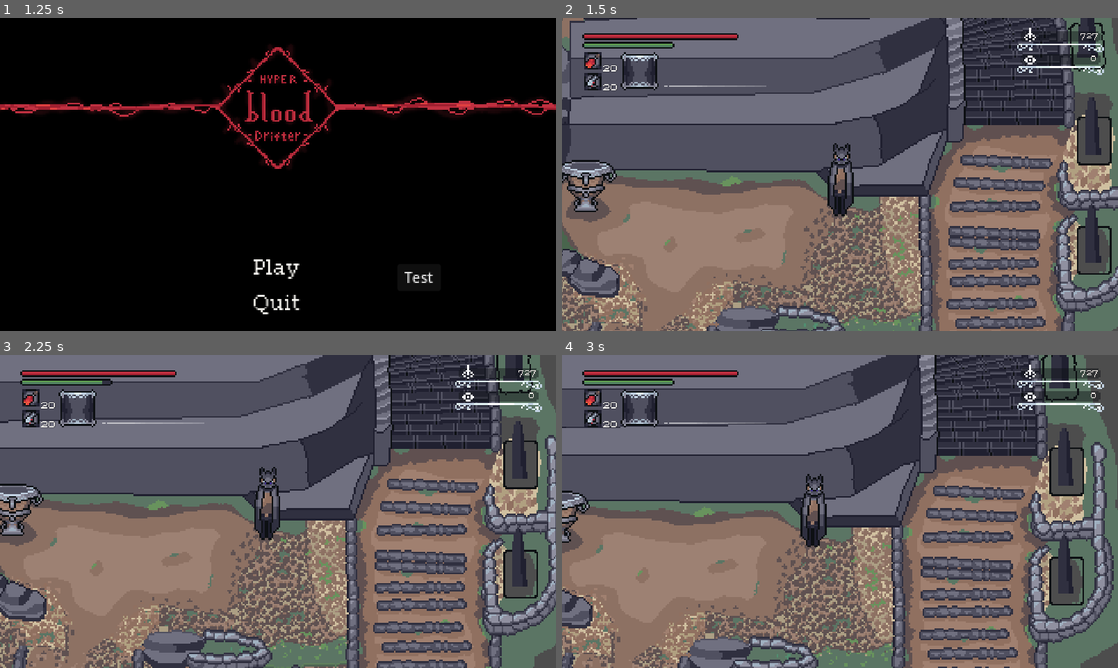
Above: before the commit, frames 1-4 (two rows, left to right).
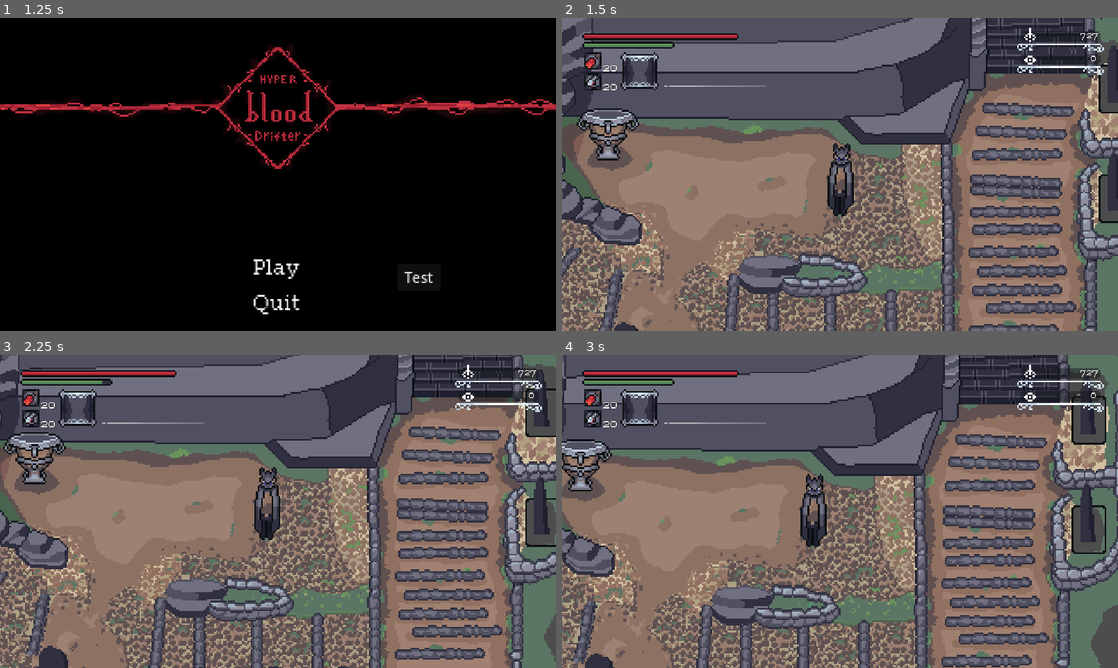
Above: after the commit, the same moments.

Repository: GrimReapTM/Hyper_Blood_Drifter
Game: Godot game, scene res://Scenes/UI_scenes/main_menu.tscn
Same seed, same stepped clock (60 frames per second), same inputs: the game is played once before the commit and once after it.
Inputs (mouse positions are in pixels of both pictures, inside the frame that each line leads up to):
- Up to frame 1 (1.25 s): tap Enter at 0.5 s; move the mouse to (400, 158) at 0.52 s; hold D (moveRight) from 0.53 s (still down); hold Right mouse button (attackRanged) from 0.53 s (still down); click (400, 158) at 0.67 s; tap R (blood_bullet) at 0.8 s
- Up to frame 2 (1.5 s): release D (moveRight) at 1.25 s; release Right mouse button (attackRanged) at 1.25 s; click "Play" at 1.25 s
- Up to frame 3 (2.25 s): tap Space (dash) at 2 s; move the mouse to (166, 527) at 2.02 s; hold S (moveDown) from 2.03 s (still down); tap R (blood_bullet) at 2.1 s
- Up to frame 4 (3 s): tap Space (dash) at 2.3, 2.85 s; tap Enter at 2.75 s; move the mouse to (895, 442) at 2.77 s; release S (moveDown) at 2.78 s; hold D (moveRight) from 2.78 s (still down); hold Q (heal) from 2.78 s (still down)

Frame 1 is identical in both runs. In frame 2, 67% of the frame differs, in the area x 0-100%, y 0-100%; in frame 3, 68%; in frame 4, 67%.
Error before the commit: Invalid operands 'String' and 'Nil' in operator '+'. (res://scripts/player.gd:359)
Error after the commit: Invalid operands 'String' and 'Nil' in operator '+'. (res://scripts/player.gd:363)

Commit message:
minor tweaks

Diff:
--- a/Scenes/HealthBar.gd
+++ b/Scenes/HealthBar.gd
@@ -13,6 +13,7 @@
 	value = player.healthPoints * 100 / player.maxHealthPoints
 	if player.healthPoints < 1:
 		get_tree().change_scene_to_file("res://Scenes/areas/Dream.tscn")
+		player.b_echoes -= player.b_echoes / 2
 
 func rally():
 	if value < rallyBar.value:
--- a/Scenes/areas/Dream.tscn
+++ b/Scenes/areas/Dream.tscn
@@ -9,7 +9,7 @@
 layer_0/tile_data = PackedInt32Array(917525, 524290, 8, 2097187, 0, 0, 1, 0, 0)
 
 [node name="Player" parent="." index="1"]
-position = Vector2(1475, 1349)
+position = Vector2(1424, 1468)
 
 [node name="current_item" parent="Player/HUD_canvas/HUD/up_left/container" index="0"]
 metadata/_edit_use_anchors_ = true
--- a/Scenes/entity scenes/Spawner.gd
+++ b/Scenes/entity scenes/Spawner.gd
@@ -3,12 +3,19 @@
 const hunter = preload("res://Scenes/entity scenes/enemy.tscn")
 const beast = preload("res://Scenes/entity scenes/beast.tscn")
 
+var rng = RandomNumberGenerator.new()
+
 @export var timer: Timer
-@export var interval = 10
+@export var interval = 5
 
 func _ready():
 	timer.wait_time = interval
 
 
 func _on_timer_timeout():
-	owner.add_child(hunter.instantiate())
+	match rng.randi_range(0, interval):
+		0:
+			owner.add_child(hunter.instantiate())
+		1:
+			pass
+			#owner.add_child(beast.instantiate())
--- a/Scenes/entity scenes/enemy.gd
+++ b/Scenes/entity scenes/enemy.gd
@@ -182,12 +182,12 @@
 	animations.play("ranged_" + attackAnimations[index])
 	animPlay = true
 	$rangedTimer.start()
+	await animations.animation_finished
 
 	#movement but backwards
 func _on_ranged_timer_timeout():
 	$rangedTimer.stop()
 	instance_bullet()
-	await animations.animation_finished
 	animPlay = false
 	attacking = false
 	action = false
--- a/Scenes/entity scenes/enemy.tscn
+++ b/Scenes/entity scenes/enemy.tscn
@@ -980,6 +980,718 @@
 "values": [Vector2(-17, -39)]
 }
 
+[sub_resource type="Animation" id="Animation_73ovf"]
+resource_name = "ranged_down"
+length = 0.38
+step = 0.05
+tracks/0/type = "value"
+tracks/0/imported = false
+tracks/0/enabled = true
+tracks/0/path = NodePath("Sprite2D:frame_coords")
+tracks/0/interp = 1
+tracks/0/loop_wrap = true
+tracks/0/keys = {
+"times": PackedFloat32Array(0, 0.2, 0.25, 0.35),
+"transitions": PackedFloat32Array(1, 1, 1, 1),
+"update": 1,
+"values": [Vector2i(12, 0), Vector2i(12, 1), Vector2i(12, 2), Vector2i(12, 3)]
+}
+tracks/1/type = "value"
+tracks/1/imported = false
+tracks/1/enabled = true
+tracks/1/path = NodePath("combat/vision/vision_hitbox:position")
+tracks/1/interp = 1
+tracks/1/loop_wrap = true
+tracks/1/keys = {
+"times": PackedFloat32Array(0),
+"transitions": PackedFloat32Array(1),
+"update": 0,
+"values": [Vector2(17, 37)]
+}
+tracks/2/type = "value"
+tracks/2/imported = false
+tracks/2/enabled = true
+tracks/2/path = NodePath("combat/vision/vision_hitbox:rotation")
+tracks/2/interp = 1
+tracks/2/loop_wrap = true
+tracks/2/keys = {
+"times": PackedFloat32Array(0),
+"transitions": PackedFloat32Array(1),
+"update": 0,
+"values": [0.0]
+}
+tracks/3/type = "value"
+tracks/3/imported = false
+tracks/3/enabled = true
+tracks/3/path = NodePath("combat/stagger/stagger_box:disabled")
+tracks/3/interp = 1
+tracks/3/loop_wrap = true
+tracks/3/keys = {
+"times": PackedFloat32Array(0, 0.3),
+"transitions": PackedFloat32Array(1, 1),
+"update": 1,
+"values": [false, true]
+}
+tracks/4/type = "value"
+tracks/4/imported = false
+tracks/4/enabled = true
+tracks/4/path = NodePath("combat/enemy_attack/attack_hitbox:position")
+tracks/4/interp = 1
+tracks/4/loop_wrap = true
+tracks/4/keys = {
+"times": PackedFloat32Array(0),
+"transitions": PackedFloat32Array(1),
+"update": 0,
+"values": [Vector2(-4, 96)]
+}
+tracks/5/type = "value"
+tracks/5/imported = false
+tracks/5/enabled = true
+tracks/5/path = NodePath("combat/enemy_attack/attack_hitbox:rotation")
+tracks/5/interp = 1
+tracks/5/loop_wrap = true
+tracks/5/keys = {
+"times": PackedFloat32Array(0),
+"transitions": PackedFloat32Array(1),
+"update": 0,
+"values": [1.5708]
+}
+tracks/6/type = "value"
+tracks/6/imported = false
+tracks/6/enabled = true
+tracks/6/path = NodePath("combat/enemy_attack/attack_hitbox:disabled")
+tracks/6/interp = 1
+tracks/6/loop_wrap = true
+tracks/6/keys = {
+"times": PackedFloat32Array(0.3, 0.5),
+"transitions": PackedFloat32Array(1, 1),
+"update": 1,
+"values": [false, true]
+}
+
+[sub_resource type="Animation" id="Animation_8omie"]
+resource_name = "ranged_up"
+length = 0.38
+step = 0.05
+tracks/0/type = "value"
+tracks/0/imported = false
+tracks/0/enabled = true
+tracks/0/path = NodePath("Sprite2D:frame_coords")
+tracks/0/interp = 1
+tracks/0/loop_wrap = true
+tracks/0/keys = {
+"times": PackedFloat32Array(0, 0.2, 0.25, 0.35),
+"transitions": PackedFloat32Array(1, 1, 1, 1),
+"update": 1,
+"values": [Vector2i(13, 0), Vector2i(13, 1), Vector2i(13, 2), Vector2i(13, 3)]
+}
+tracks/1/type = "value"
+tracks/1/imported = false
+tracks/1/enabled = true
+tracks/1/path = NodePath("combat/vision/vision_hitbox:position")
+tracks/1/interp = 1
+tracks/1/loop_wrap = true
+tracks/1/keys = {
+"times": PackedFloat32Array(0),
+"transitions": PackedFloat32Array(1),
+"update": 0,
+"values": [Vector2(17, 37)]
+}
+tracks/2/type = "value"
+tracks/2/imported = false
+tracks/2/enabled = true
+tracks/2/path = NodePath("combat/vision/vision_hitbox:rotation")
+tracks/2/interp = 1
+tracks/2/loop_wrap = true
+tracks/2/keys = {
+"times": PackedFloat32Array(0),
+"transitions": PackedFloat32Array(1),
+"update": 0,
+"values": [0.0]
+}
+tracks/3/type = "value"
+tracks/3/imported = false
+tracks/3/enabled = true
+tracks/3/path = NodePath("combat/stagger/stagger_box:disabled")
+tracks/3/interp = 1
+tracks/3/loop_wrap = true
+tracks/3/keys = {
+"times": PackedFloat32Array(0, 0.3),
+"transitions": PackedFloat32Array(1, 1),
+"update": 1,
+"values": [false, true]
+}
+tracks/4/type = "value"
+tracks/4/imported = false
+tracks/4/enabled = true
+tracks/4/path = NodePath("combat/enemy_attack/attack_hitbox:position")
+tracks/4/interp = 1
+tracks/4/loop_wrap = true
+tracks/4/keys = {
+"times": PackedFloat32Array(0),
+"transitions": PackedFloat32Array(1),
+"update": 0,
+"values": [Vector2(-4, 96)]
+}
+tracks/5/type = "value"
+tracks/5/imported = false
+tracks/5/enabled = true
+tracks/5/path = NodePath("combat/enemy_attack/attack_hitbox:rotation")
+tracks/5/interp = 1
+tracks/5/loop_wrap = true
+tracks/5/keys = {
+"times": PackedFloat32Array(0),
+"transitions": PackedFloat32Array(1),
+"update": 0,
+"values": [1.5708]
+}
+tracks/6/type = "value"
+tracks/6/imported = false
+tracks/6/enabled = true
+tracks/6/path = NodePath("combat/enemy_attack/attack_hitbox:disabled")
+tracks/6/interp = 1
+tracks/6/loop_wrap = true
+tracks/6/keys = {
+"times": PackedFloat32Array(0.3, 0.5),
+"transitions": PackedFloat32Array(1, 1),
+"update": 1,
+"values": [false, true]
+}
+
+[sub_resource type="Animation" id="Animation_a40ty"]
+resource_name = "ranged_left"
+length = 0.38
+step = 0.05
+tracks/0/type = "value"
+tracks/0/imported = false
+tracks/0/enabled = true
+tracks/0/path = NodePath("Sprite2D:frame_coords")
+tracks/0/interp = 1
+tracks/0/loop_wrap = true
+tracks/0/keys = {
+"times": PackedFloat32Array(0, 0.2, 0.25, 0.35),
+"transitions": PackedFloat32Array(1, 1, 1, 1),
+"update": 1,
+"values": [Vector2i(14, 0), Vector2i(14, 1), Vector2i(14, 2), Vector2i(14, 3)]
+}
+tracks/1/type = "value"
+tracks/1/imported = false
+tracks/1/enabled = true
+tracks/1/path = NodePath("combat/vision/vision_hitbox:position")
+tracks/1/interp = 1
+tracks/1/loop_wrap = true
+tracks/1/keys = {
+"times": PackedFloat32Array(0),
+"transitions": PackedFloat32Array(1),
+"update": 0,
+"values": [Vector2(17, 37)]
+}
+tracks/2/type = "value"
+tracks/2/imported = false
+tracks/2/enabled = true
+tracks/2/path = NodePath("combat/vision/vision_hitbox:rotation")
+tracks/2/interp = 1
+tracks/2/loop_wrap = true
+tracks/2/keys = {
+"times": PackedFloat32Array(0),
+"transitions": PackedFloat32Array(1),
+"update": 0,
+"values": [0.0]
+}
+tracks/3/type = "value"
+tracks/3/imported = false
+tracks/3/enabled = true
+tracks/3/path = NodePath("combat/stagger/stagger_box:disabled")
+tracks/3/interp = 1
+tracks/3/loop_wrap = true
+tracks/3/keys = {
+"times": PackedFloat32Array(0, 0.3),
+"transitions": PackedFloat32Array(1, 1),
+"update": 1,
+"values": [false, true]
+}
+tracks/4/type = "value"
+tracks/4/imported = false
+tracks/4/enabled = true
+tracks/4/path = NodePath("combat/enemy_attack/attack_hitbox:position")
+tracks/4/interp = 1
+tracks/4/loop_wrap = true
+tracks/4/keys = {
+"times": PackedFloat32Array(0),
+"transitions": PackedFloat32Array(1),
+"update": 0,
+"values": [Vector2(-4, 96)]
+}
+tracks/5/type = "value"
+tracks/5/imported = false
+tracks/5/enabled = true
+tracks/5/path = NodePath("combat/enemy_attack/attack_hitbox:rotation")
+tracks/5/interp = 1
+tracks/5/loop_wrap = true
+tracks/5/keys = {
+"times": PackedFloat32Array(0),
+"transitions": PackedFloat32Array(1),
+"update": 0,
+"values": [1.5708]
+}
+tracks/6/type = "value"
+tracks/6/imported = false
+tracks/6/enabled = true
+tracks/6/path = NodePath("combat/enemy_attack/attack_hitbox:disabled")
+tracks/6/interp = 1
+tracks/6/loop_wrap = true
+tracks/6/keys = {
+"times": PackedFloat32Array(0.3, 0.5),
+"transitions": PackedFloat32Array(1, 1),
+"update": 1,
+"values": [false, true]
+}
+
+[sub_resource type="Animation" id="Animation_qgnl6"]
+resource_name = "ranged_right"
+length = 0.38
+step = 0.05
+tracks/0/type = "value"
+tracks/0/imported = false
+tracks/0/enabled = true
+tracks/0/path = NodePath("Sprite2D:frame_coords")
+tracks/0/interp = 1
+tracks/0/loop_wrap = true
+tracks/0/keys = {
+"times": PackedFloat32Array(0, 0.2, 0.25, 0.35),
+"transitions": PackedFloat32Array(1, 1, 1, 1),
+"update": 1,
+"values": [Vector2i(15, 0), Vector2i(15, 1), Vector2i(15, 2), Vector2i(15, 3)]
+}
+tracks/1/type = "value"
+tracks/1/imported = false
+tracks/1/enabled = true
+tracks/1/path = NodePath("combat/vision/vision_hitbox:position")
+tracks/1/interp = 1
+tracks/1/loop_wrap = true
+tracks/1/keys = {
+"times": PackedFloat32Array(0),
+"transitions": PackedFloat32Array(1),
+"update": 0,
+"values": [Vector2(17, 37)]
+}
+tracks/2/type = "value"
+tracks/2/imported = false
+tracks/2/enabled = true
+tracks/2/path = NodePath("combat/vision/vision_hitbox:rotation")
+tracks/2/interp = 1
+tracks/2/loop_wrap = true
+tracks/2/keys = {
+"times": PackedFloat32Array(0),
+"transitions": PackedFloat32Array(1),
+"update": 0,
+"values": [0.0]
+}
+tracks/3/type = "value"
+tracks/3/imported = false
+tracks/3/enabled = true
+tracks/3/path = NodePath("combat/stagger/stagger_box:disabled")
+tracks/3/interp = 1
+tracks/3/loop_wrap = true
+tracks/3/keys = {
+"times": PackedFloat32Array(0, 0.3),
+"transitions": PackedFloat32Array(1, 1),
+"update": 1,
+"values": [false, true]
+}
+tracks/4/type = "value"
+tracks/4/imported = false
+tracks/4/enabled = true
+tracks/4/path = NodePath("combat/enemy_attack/attack_hitbox:position")
+tracks/4/interp = 1
+tracks/4/loop_wrap = true
+tracks/4/keys = {
+"times": PackedFloat32Array(0),
+"transitions": PackedFloat32Array(1),
+"update": 0,
+"values": [Vector2(-4, 96)]
+}
+tracks/5/type = "value"
+tracks/5/imported = false
+tracks/5/enabled = true
+tracks/5/path = NodePath("combat/enemy_attack/attack_hitbox:rotation")
+tracks/5/interp = 1
+tracks/5/loop_wrap = true
+tracks/5/keys = {
+"times": PackedFloat32Array(0),
+"transitions": PackedFloat32Array(1),
+"update": 0,
+"values": [1.5708]
+}
+tracks/6/type = "value"
+tracks/6/imported = false
+tracks/6/enabled = true
+tracks/6/path = NodePath("combat/enemy_attack/attack_hitbox:disabled")
+tracks/6/interp = 1
+tracks/6/loop_wrap = true
+tracks/6/keys = {
+"times": PackedFloat32Array(0.3, 0.5),
+"transitions": PackedFloat32Array(1, 1),
+"update": 1,
+"values": [false, true]
+}
+
+[sub_resource type="Animation" id="Animation_3cod5"]
+resource_name = "ranged_up_left"
+length = 0.38
+step = 0.05
+tracks/0/type = "value"
+tracks/0/imported = false
+tracks/0/enabled = true
+tracks/0/path = NodePath("Sprite2D:frame_coords")
+tracks/0/interp = 1
+tracks/0/loop_wrap = true
+tracks/0/keys = {
+"times": PackedFloat32Array(0, 0.2, 0.25, 0.35),
+"transitions": PackedFloat32Array(1, 1, 1, 1),
+"update": 1,
+"values": [Vector2i(16, 0), Vector2i(16, 1), Vector2i(16, 2), Vector2i(16, 3)]
+}
+tracks/1/type = "value"
+tracks/1/imported = false
+tracks/1/enabled = true
+tracks/1/path = NodePath("combat/vision/vision_hitbox:position")
+tracks/1/interp = 1
+tracks/1/loop_wrap = true
+tracks/1/keys = {
+"times": PackedFloat32Array(0),
+"transitions": PackedFloat32Array(1),
+"update": 0,
+"values": [Vector2(17, 37)]
+}
+tracks/2/type = "value"
+tracks/2/imported = false
+tracks/2/enabled = true
+tracks/2/path = NodePath("combat/vision/vision_hitbox:rotation")
+tracks/2/interp = 1
+tracks/2/loop_wrap = true
+tracks/2/keys = {
+"times": PackedFloat32Array(0),
+"transitions": PackedFloat32Array(1),
+"update": 0,
+"values": [0.0]
+}
+tracks/3/type = "value"
+tracks/3/imported = false
+tracks/3/enabled = true
+tracks/3/path = NodePath("combat/stagger/stagger_box:disabled")
+tracks/3/interp = 1
+tracks/3/loop_wrap = true
+tracks/3/keys = {
+"times": PackedFloat32Array(0, 0.3),
+"transitions": PackedFloat32Array(1, 1),
+"update": 1,
+"values": [false, true]
+}
+tracks/4/type = "value"
+tracks/4/imported = false
+tracks/4/enabled = true
+tracks/4/path = NodePath("combat/enemy_attack/attack_hitbox:position")
+tracks/4/interp = 1
+tracks/4/loop_wrap = true
+tracks/4/keys = {
+"times": PackedFloat32Array(0),
+"transitions": PackedFloat32Array(1),
+"update": 0,
+"values": [Vector2(-4, 96)]
+}
+tracks/5/type = "value"
+tracks/5/imported = false
+tracks/5/enabled = true
+tracks/5/path = NodePath("combat/enemy_attack/attack_hitbox:rotation")
+tracks/5/interp = 1
+tracks/5/loop_wrap = true
+tracks/5/keys = {
+"times": PackedFloat32Array(0),
+"transitions": PackedFloat32Array(1),
+"update": 0,
+"values": [1.5708]
+}
+tracks/6/type = "value"
+tracks/6/imported = false
+tracks/6/enabled = true
+tracks/6/path = NodePath("combat/enemy_attack/attack_hitbox:disabled")
+tracks/6/interp = 1
+tracks/6/loop_wrap = true
+tracks/6/keys = {
+"times": PackedFloat32Array(0.3, 0.5),
+"transitions": PackedFloat32Array(1, 1),
+"update": 1,
+"values": [false, true]
+}
+
+[sub_resource type="Animation" id="Animation_ogwmx"]
+resource_name = "ranged_up_right"
+length = 0.38
+step = 0.05
+tracks/0/type = "value"
+tracks/0/imported = false
+tracks/0/enabled = true
+tracks/0/path = NodePath("Sprite2D:frame_coords")
+tracks/0/interp = 1
+tracks/0/loop_wrap = true
+tracks/0/keys = {
+"times": PackedFloat32Array(0, 0.2, 0.25, 0.35),
+"transitions": PackedFloat32Array(1, 1, 1, 1),
+"update": 1,
+"values": [Vector2i(17, 0), Vector2i(17, 1), Vector2i(17, 2), Vector2i(17, 3)]
+}
+tracks/1/type = "value"
+tracks/1/imported = false
+tracks/1/enabled = true
+tracks/1/path = NodePath("combat/vision/vision_hitbox:position")
+tracks/1/interp = 1
+tracks/1/loop_wrap = true
+tracks/1/keys = {
+"times": PackedFloat32Array(0),
+"transitions": PackedFloat32Array(1),
+"update": 0,
+"values": [Vector2(17, 37)]
+}
+tracks/2/type = "value"
+tracks/2/imported = false
+tracks/2/enabled = true
+tracks/2/path = NodePath("combat/vision/vision_hitbox:rotation")
+tracks/2/interp = 1
+tracks/2/loop_wrap = true
+tracks/2/keys = {
+"times": PackedFloat32Array(0),
+"transitions": PackedFloat32Array(1),
+"update": 0,
+"values": [0.0]
+}
+tracks/3/type = "value"
+tracks/3/imported = false
+tracks/3/enabled = true
+tracks/3/path = NodePath("combat/stagger/stagger_box:disabled")
+tracks/3/interp = 1
+tracks/3/loop_wrap = true
+tracks/3/keys = {
+"times": PackedFloat32Array(0, 0.3),
+"transitions": PackedFloat32Array(1, 1),
+"update": 1,
+"values": [false, true]
+}
+tracks/4/type = "value"
+tracks/4/imported = false
+tracks/4/enabled = true
+tracks/4/path = NodePath("combat/enemy_attack/attack_hitbox:position")
+tracks/4/interp = 1
+tracks/4/loop_wrap = true
+tracks/4/keys = {
+"times": PackedFloat32Array(0),
+"transitions": PackedFloat32Array(1),
+"update": 0,
+"values": [Vector2(-4, 96)]
+}
+tracks/5/type = "value"
+tracks/5/imported = false
+tracks/5/enabled = true
+tracks/5/path = NodePath("combat/enemy_attack/attack_hitbox:rotation")
+tracks/5/interp = 1
+tracks/5/loop_wrap = true
+tracks/5/keys = {
+"times": PackedFloat32Array(0),
+"transitions": PackedFloat32Array(1),
+"update": 0,
+"values": [1.5708]
+}
+tracks/6/type = "value"
+tracks/6/imported = false
+tracks/6/enabled = true
+tracks/6/path = NodePath("combat/enemy_attack/attack_hitbox:disabled")
+tracks/6/interp = 1
+tracks/6/loop_wrap = true
+tracks/6/keys = {
+"times": PackedFloat32Array(0.3, 0.5),
+"transitions": PackedFloat32Array(1, 1),
+"update": 1,
+"values": [false, true]
+}
+
+[sub_resource type="Animation" id="Animation_srvxl"]
+resource_name = "ranged_down_left"
+length = 0.38
+step = 0.05
+tracks/0/type = "value"
+tracks/0/imported = false
+tracks/0/enabled = true
+tracks/0/path = NodePath("Sprite2D:frame_coords")
+tracks/0/interp = 1
+tracks/0/loop_wrap = true
+tracks/0/keys = {
+"times": PackedFloat32Array(0, 0.2, 0.25, 0.35),
+"transitions": PackedFloat32Array(1, 1, 1, 1),
+"update": 1,
+"values": [Vector2i(18, 0), Vector2i(18, 1), Vector2i(18, 2), Vector2i(18, 3)]
+}
+tracks/1/type = "value"
+tracks/1/imported = false
+tracks/1/enabled = true
+tracks/1/path = NodePath("combat/vision/vision_hitbox:position")
+tracks/1/interp = 1
+tracks/1/loop_wrap = true
+tracks/1/keys = {
+"times": PackedFloat32Array(0),
+"transitions": PackedFloat32Array(1),
+"update": 0,
+"values": [Vector2(17, 37)]
+}
+tracks/2/type = "value"
+tracks/2/imported = false
+tracks/2/enabled = true
+tracks/2/path = NodePath("combat/vision/vision_hitbox:rotation")
+tracks/2/interp = 1
+tracks/2/loop_wrap = true
+tracks/2/keys = {
+"times": PackedFloat32Array(0),
+"transitions": PackedFloat32Array(1),
+"update": 0,
+"values": [0.0]
+}
+tracks/3/type = "value"
+tracks/3/imported = false
+tracks/3/enabled = true
+tracks/3/path = NodePath("combat/stagger/stagger_box:disabled")
+tracks/3/interp = 1
+tracks/3/loop_wrap = true
+tracks/3/keys = {
+"times": PackedFloat32Array(0, 0.3),
+"transitions": PackedFloat32Array(1, 1),
+"update": 1,
+"values": [false, true]
+}
+tracks/4/type = "value"
+tracks/4/imported = false
+tracks/4/enabled = true
+tracks/4/path = NodePath("combat/enemy_attack/attack_hitbox:position")
+tracks/4/interp = 1
+tracks/4/loop_wrap = true
+tracks/4/keys = {
+"times": PackedFloat32Array(0),
+"transitions": PackedFloat32Array(1),
+"update": 0,
+"values": [Vector2(-4, 96)]
+}
+tracks/5/type = "value"
+tracks/5/imported = false
+tracks/5/enabled = true
+tracks/5/path = NodePath("combat/enemy_attack/attack_hitbox:rotation")
+tracks/5/interp = 1
+tracks/5/loop_wrap = true
+tracks/5/keys = {
+"times": PackedFloat32Array(0),
+"transitions": PackedFloat32Array(1),
+"update": 0,
+"values": [1.5708]
+}
+tracks/6/type = "value"
+tracks/6/imported = false
+tracks/6/enabled = true
+tracks/6/path = NodePath("combat/enemy_attack/attack_hitbox:disabled")
+tracks/6/interp = 1
+tracks/6/loop_wrap = true
+tracks/6/keys = {
+"times": PackedFloat32Array(0.3, 0.5),
+"transitions": PackedFloat32Array(1, 1),
+"update": 1,
+"values": [false, true]
+}
+
+[sub_resource type="Animation" id="Animation_b41nd"]
+resource_name = "ranged_down_right"
+length = 0.38
+step = 0.05
+tracks/0/type = "value"
+tracks/0/imported = false
+tracks/0/enabled = true
+tracks/0/path = NodePath("Sprite2D:frame_coords")
+tracks/0/interp = 1
+tracks/0/loop_wrap = true
+tracks/0/keys = {
+"times": PackedFloat32Array(0, 0.2, 0.25, 0.35),
+"transitions": PackedFloat32Array(1, 1, 1, 1),
+"update": 1,
+"values": [Vector2i(19, 0), Vector2i(19, 1), Vector2i(19, 2), Vector2i(19, 3)]
+}
+tracks/1/type = "value"
+tracks/1/imported = false
+tracks/1/enabled = true
+tracks/1/path = NodePath("combat/vision/vision_hitbox:position")
+tracks/1/interp = 1
+tracks/1/loop_wrap = true
+tracks/1/keys = {
+"times": PackedFloat32Array(0),
+"transitions": PackedFloat32Array(1),
+"update": 0,
+"values": [Vector2(17, 37)]
+}
+tracks/2/type = "value"
+tracks/2/imported = false
+tracks/2/enabled = true
+tracks/2/path = NodePath("combat/vision/vision_hitbox:rotation")
+tracks/2/interp = 1
+tracks/2/loop_wrap = true
+tracks/2/keys = {
+"times": PackedFloat32Array(0),
+"transitions": PackedFloat32Array(1),
+"update": 0,
+"values": [0.0]
+}
+tracks/3/type = "value"
+tracks/3/imported = false
+tracks/3/enabled = true
+tracks/3/path = NodePath("combat/stagger/stagger_box:disabled")
+tracks/3/interp = 1
+tracks/3/loop_wrap = true
+tracks/3/keys = {
+"times": PackedFloat32Array(0, 0.3),
+"transitions": PackedFloat32Array(1, 1),
+"update": 1,
+"values": [false, true]
+}
+tracks/4/type = "value"
+tracks/4/imported = false
+tracks/4/enabled = true
+tracks/4/path = NodePath("combat/enemy_attack/attack_hitbox:position")
+tracks/4/interp = 1
+tracks/4/loop_wrap = true
+tracks/4/keys = {
+"times": PackedFloat32Array(0),
+"transitions": PackedFloat32Array(1),
+"update": 0,
+"values": [Vector2(-4, 96)]
+}
+tracks/5/type = "value"
+tracks/5/imported = false
+tracks/5/enabled = true
+tracks/5/path = NodePath("combat/enemy_attack/attack_hitbox:rotation")
+tracks/5/interp = 1
+tracks/5/loop_wrap = true
+tracks/5/keys = {
+"times": PackedFloat32Array(0),
+"transitions": PackedFloat32Array(1),
+"update": 0,
+"values": [1.5708]
+}
+tracks/6/type = "value"
+tracks/6/imported = false
+tracks/6/enabled = true
+tracks/6/path = NodePath("combat/enemy_attack/attack_hitbox:disabled")
+tracks/6/interp = 1
+tracks/6/loop_wrap = true
+tracks/6/keys = {
+"times": PackedFloat32Array(0.3, 0.5),
+"transitions": PackedFloat32Array(1, 1),
+"update": 1,
+"values": [false, true]
+}
+
 [sub_resource type="AnimationLibrary" id="AnimationLibrary_v5uif"]
 _data = {
 "RESET": SubResource("Animation_2gyc1"),
@@ -991,6 +1703,14 @@
 "attack_up": SubResource("Animation_r8lx2"),
 "attack_up_left": SubResource("Animation_g0pvr"),
 "attack_up_right": SubResource("Animation_jaao5"),
+"ranged_down": SubResource("Animation_73ovf"),
+"ranged_down_left": SubResource("Animation_srvxl"),
+"ranged_down_right": SubResource("Animation_b41nd"),
+"ranged_left": SubResource("Animation_a40ty"),
+"ranged_right": SubResource("Animation_qgnl6"),
+"ranged_up": SubResource("Animation_8omie"),
+"ranged_up_left": SubResource("Animation_3cod5"),
+"ranged_up_right": SubResource("Animation_ogwmx"),
 "walk_down": SubResource("Animation_gh8m5"),
 "walk_left": SubResource("Animation_lpn74"),
 "walk_right": SubResource("Animation_482ll"),
@@ -1162,8 +1882,8 @@
 [node name="enemy_attack" type="Area2D" parent="combat"]
 
 [node name="attack_hitbox" type="CollisionShape2D" parent="combat/enemy_attack"]
-position = Vector2(82, 83)
-rotation = 0.785398
+position = Vector2(-4, 96)
+rotation = 1.5708
 scale = Vector2(0.991201, 1.00957)
 shape = SubResource("CapsuleShape2D_hsn7w")
 disabled = true
--- a/Scenes/entity scenes/spawner.tscn
+++ b/Scenes/entity scenes/spawner.tscn
@@ -6,12 +6,12 @@
 [node name="Spawner" type="Node2D" node_paths=PackedStringArray("timer")]
 script = ExtResource("1_4oe03")
 timer = NodePath("Timer")
-interval = null
 
 [node name="Sprite2D" type="Sprite2D" parent="."]
 scale = Vector2(4, 4)
 texture = ExtResource("2_8mh42")
 
 [node name="Timer" type="Timer" parent="."]
+wait_time = 10.0
 
 [connection signal="timeout" from="Timer" to="." method="_on_timer_timeout"]
--- a/scripts/player.gd
+++ b/scripts/player.gd
@@ -99,6 +99,7 @@
 				attack_ranged(global_index)
 		elif event.is_action_pressed("blood_bullet"):
 			if b_bullets == 0:
+				action = true
 				animations.play("blood_bullet")
 				await animations.animation_finished
 				animations.play("RESET")
@@ -106,8 +107,10 @@
 				healthChanged.emit()
 				b_bullets += 5
 				b_bulletsChanged.emit()
+				action = false
 		elif event.is_action_pressed("heal"):
 			if b_vials > 0:
+				action = true
 				animations.play("heal")
 				await animations.animation_finished
 				animations.play("RESET")
@@ -118,6 +121,7 @@
 				healthChanged.emit()
 				b_vials -= 1
 				vialsChanged.emit()
+				action = false
 		elif event.is_action_pressed("quick_use") and not paused:
 			if g.equiped_slot != null:
 				if g.equiped_slot != "lantern":
@@ -361,6 +365,9 @@
 		else:
 			if action == false:
 				velocity = moveDirection * delta * speed * 50
+			else:
+				if not dashing:
+					velocity = Vector2(0,0)
 	else:
 		velocity = Vector2(0,0)
 
@@ -373,7 +380,7 @@
 
 # this is how you ✨move✨
 func movementAnimation():
-	if velocity.length() != 0 and not dashing:
+	if velocity.length() != 0 and not dashing and not action:
 		if velocity.x > 0:
 			animations.play("walk_right")
 		elif velocity.x < 0:
Not shown: 1 places in Scenes/entity scenes/enemy.tscn that only renumber resources
Binary file changed: sprites/enemies/firstenemy/enemy-Sheet.png
